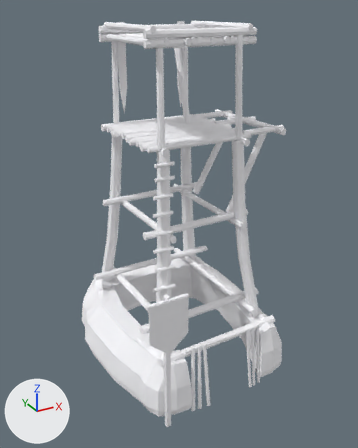
The Blender file Assets/Project Assets/Structures/PteroTower1.blend, before and after one commit.
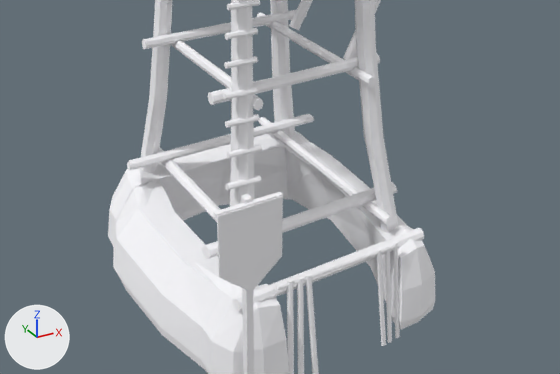
Each version appears first whole from a 50 mm camera at (-3.96, -7.57, 6.31) aimed at (0.06, -0.28, 2.66), and next in a close-up on the part from 4% to 100% of the width and 39% to 90% of the height. The axes (+X, +Y, +Z) are drawn at lower left. The lights are the same throughout. The same objects are shown in both versions, whatever each file hides.

Names of what the first close-up shows: 'Scout_Tower_0'.
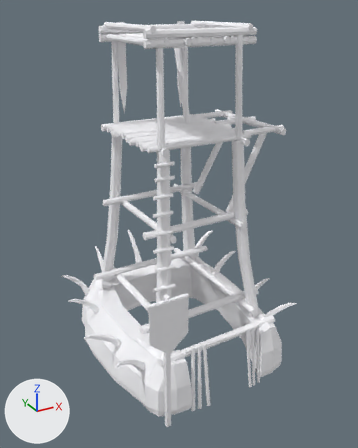
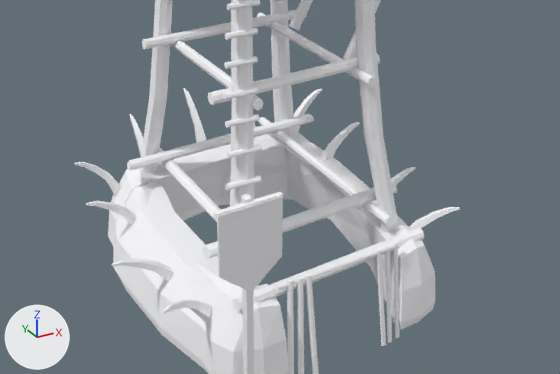
Where the change shows, as pixel boxes [x1, y1, x2, y2] in the close-ups (560 x 374 px):
'Scout_Tower_0', reshaped
    before: [108, 0, 435, 374]
    after: [75, 0, 460, 374]
part 1 of me_scout_tower_0, added
    after: [75, 88, 460, 319]

Patch to the scene script:
```diff
--- a/Assets/Project Assets/Structures/PteroTower1.blend.py
+++ b/Assets/Project Assets/Structures/PteroTower1.blend.py
@@ me_scout_tower_0 @@
 # used by ob_scout_tower_0; location = (0.0, 0.0, 0.0)
-me_scout_tower_0.from_pydata(...)  # 1834 vertices, 1329 faces; spans x -1.65..1.85, y -2.17..1.72, z -0.06..6.07
+me_scout_tower_0.from_pydata(...)  # 2098 vertices, 1571 faces; spans x -2.0..2.0, y -2.17..2.02, z -0.06..6.07
+# me_scout_tower_0 part 1
+# 225 vertices are added at x -2.0..2.0, y -1.66..2.02, z 0.56..1.75
+# 9 new vertices lie (0.0, 0.05, 0.0) away from vertices in x -1.88..1.88, y -0.65..1.25, z 1.06..1.32
+# 8 new vertices lie (0.0, 0.13, 0.0) away from vertices in x -1.3..1.3, y -0.72..1.17, z 0.56..0.7
+# 6 new vertices lie (0.0, 0.11, 0.0) away from vertices in x -1.44..1.44, y -0.7..0.41, z 0.75..0.85
+# 6 new vertices lie (0.0, 0.07, 0.0) away from vertices in x -1.69..1.72, y -0.67..1.24, z 1.04..1.19
+# 5 new vertices lie (0.13, 0.0, 0.02) away from vertices in x -0.85..0.7, y 1.33..1.52, z 0.66..0.8
+# 5 new vertices lie (0.0, 0.08, 0.0) away from vertices in x -1.55..1.55, y -0.68..1.22, z 0.88..1.04
+# 242 new faces join them
 me_scout_tower_0.materials.append(mat_building_mat)
```
